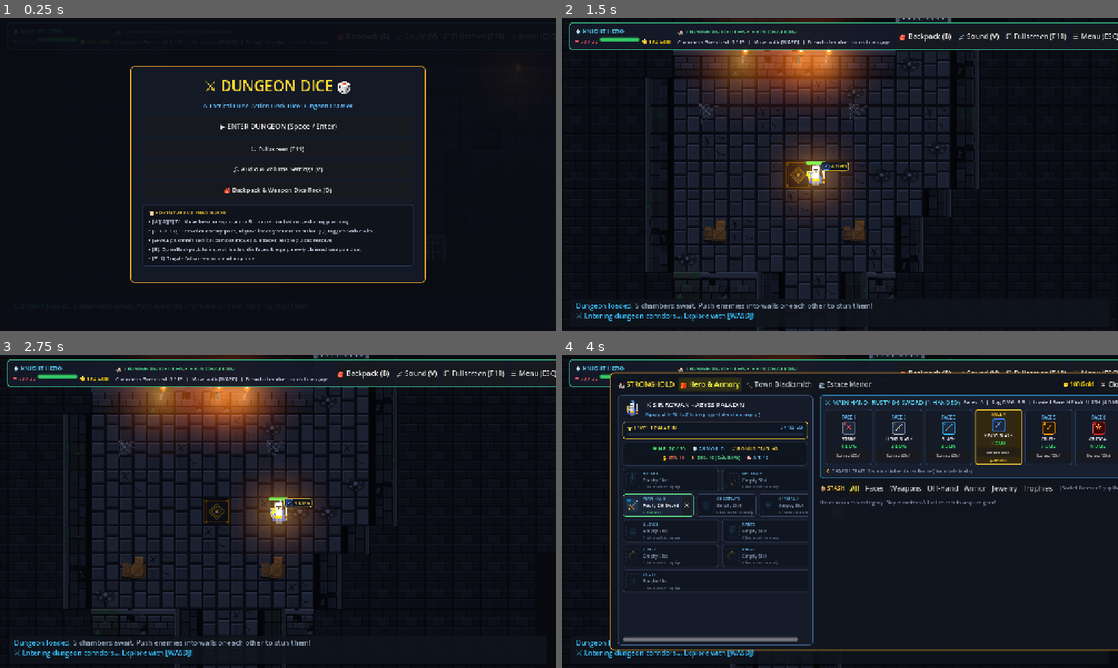
Above: before the commit, frames 1-4 (two rows, left to right).
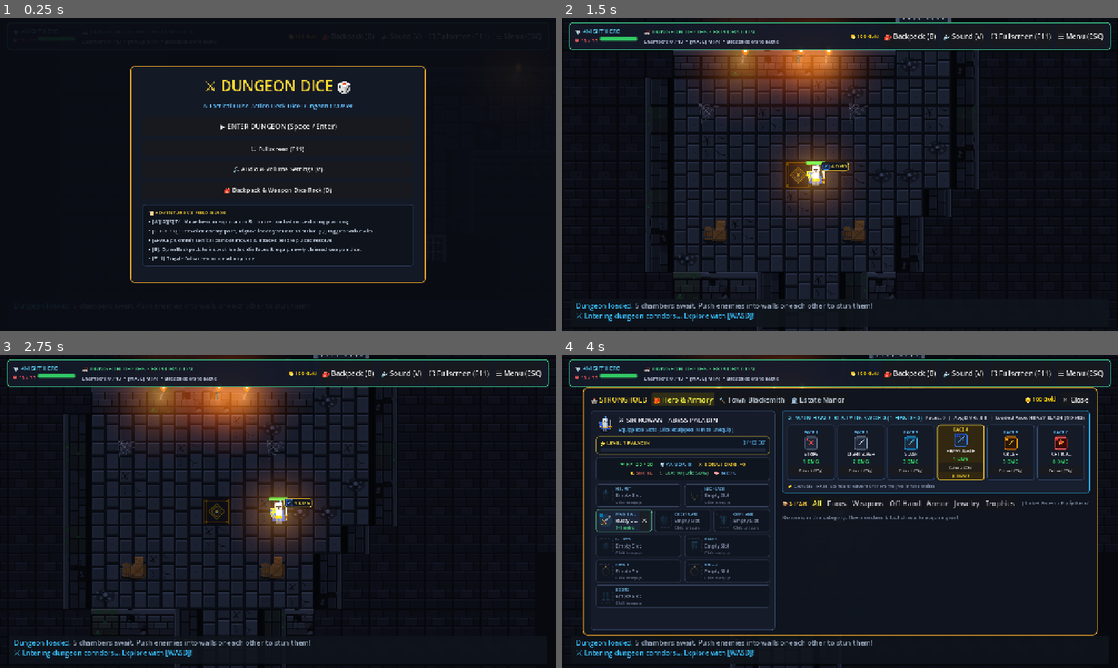
Above: after the commit, the same moments.

Repository: ShootyQ/DungeonGame
Game: Godot game, scene res://scenes/combat_arena.tscn
Two runs of this game, one before a commit and one after it. Both use one fixed random seed, a clock stepped at 60 frames per second and the inputs below. Sound files missing from this copy of the repository are replaced by a short silence.
Inputs (mouse positions are in pixels of both pictures, inside the frame that each line leads up to):
- Up to frame 1 (0.25 s): no input
- Up to frame 2 (1.5 s): click "▶ ENTER DUNGEON (Space / Ente…" at 0.5 s; tap Enter at 1.25, 1.35 s; move the mouse to (962, 158) at 1.27 s; hold D from 1.28 s (still down); click (962, 158) at 1.42 s
- Up to frame 3 (2.75 s): tap Space at 1.52 s; release D at 2 s; drag from (166, 527) to (250, 574) at 2.02 s
- Up to frame 4 (4 s): move the mouse to (895, 442) at 2.77 s; hold D 2.78-3.5 s; tap I at 2.85 s; click "🎒 Hero & Armory" at 3.5 s

The runs differ from the first frame. In frame 2, 1.2% of the frame differs, in the area x 2-100%, y 1-11%; in frame 3, 1.2%; in frame 4, 19%, in the area x 2-100%, y 1-95%.

Commit message:
Fix UI alignment, modal centering and margins, remove horizontal scrollbar, and fix exploration banner overlaps

Diff:
--- a/scripts/combat_arena.gd
+++ b/scripts/combat_arena.gd
@@ -676,7 +676,7 @@
 
 	var hero_title = Label.new()
 	hero_title.text = "🛡️ KNIGHT HERO"
-	hero_title.add_theme_font_size_override("font_size", 14)
+	hero_title.add_theme_font_size_override("font_size", 13)
 	hero_title.add_theme_color_override("font_color", Color(0.35, 0.85, 0.98))
 	hero_vbox.add_child(hero_title)
 
@@ -695,19 +695,13 @@
 	exp_hp_bar.max_value = 30
 	exp_hp_bar.value = 30
 	exp_hp_bar.show_percentage = false
-	exp_hp_bar.custom_minimum_size = Vector2(90, 8)
+	exp_hp_bar.custom_minimum_size = Vector2(85, 8)
 	var hp_fill = StyleBoxFlat.new()
 	hp_fill.bg_color = Color(0.2, 0.8, 0.4)
 	hp_fill.set_corner_radius_all(2)
 	exp_hp_bar.add_theme_stylebox_override("fill", hp_fill)
 	hp_hbox.add_child(exp_hp_bar)
 
-	exp_gold_label = Label.new()
-	exp_gold_label.text = "🪙 100 Gold"
-	exp_gold_label.add_theme_font_size_override("font_size", 12)
-	exp_gold_label.add_theme_color_override("font_color", Color(1.0, 0.84, 0.0))
-	hp_hbox.add_child(exp_gold_label)
-
 	# Center: Dungeon Objective & Chambers Progress
 	var obj_vbox = VBoxContainer.new()
 	obj_vbox.size_flags_horizontal = Control.SIZE_EXPAND_FILL
@@ -716,21 +710,28 @@
 
 	var exp_title = Label.new()
 	exp_title.text = "🏰 DUNGEON DEPTHS • EXPLORATION"
-	exp_title.add_theme_font_size_override("font_size", 15)
+	exp_title.add_theme_font_size_override("font_size", 14)
 	exp_title.add_theme_color_override("font_color", Color(0.3, 0.85, 0.55))
 	obj_vbox.add_child(exp_title)
 
 	var total_hostile = maxi(1, dungeon_rooms.size() - 1)
 	exp_chambers_label = Label.new()
-	exp_chambers_label.text = "Chambers Breached: 0 / %d  |  Move with [WASD]  |  Breach chamber doors to engage" % total_hostile
-	exp_chambers_label.add_theme_font_size_override("font_size", 12)
+	exp_chambers_label.text = "Chambers: 0 / %d  •  [WASD] Move  •  Breach doors to battle" % total_hostile
+	exp_chambers_label.add_theme_font_size_override("font_size", 11)
 	exp_chambers_label.add_theme_color_override("font_color", Color(0.8, 0.85, 0.95))
 	obj_vbox.add_child(exp_chambers_label)
 
-	# Right: Action Buttons
+	# Right: Action Buttons & Currency
 	var right_btn_hbox = HBoxContainer.new()
 	right_btn_hbox.add_theme_constant_override("separation", 8)
+	right_btn_hbox.alignment = BoxContainer.ALIGNMENT_CENTER
 	exp_hbox.add_child(right_btn_hbox)
+
+	exp_gold_label = Label.new()
+	exp_gold_label.text = "🪙 100 Gold"
+	exp_gold_label.add_theme_font_size_override("font_size", 12)
+	exp_gold_label.add_theme_color_override("font_color", Color(1.0, 0.84, 0.0))
+	right_btn_hbox.add_child(exp_gold_label)
 
 	var exp_bag_btn = Button.new()
 	exp_bag_btn.text = "🎒 Backpack (B)"
@@ -984,13 +985,20 @@
 
 func _setup_backpack_ui() -> void:
 	backpack_modal = PanelContainer.new()
-	backpack_modal.set_anchors_and_offsets_preset(Control.PRESET_CENTER)
-	backpack_modal.custom_minimum_size = Vector2(1060, 640)
-	backpack_modal.offset_left = -530
-	backpack_modal.offset_top = -320
-	backpack_modal.offset_right = 530
-	backpack_modal.offset_bottom = 320
 	backpack_modal.visible = false
+	hud_root.add_child(backpack_modal)
+
+	backpack_modal.anchor_left = 0.5
+	backpack_modal.anchor_right = 0.5
+	backpack_modal.anchor_top = 0.5
+	backpack_modal.anchor_bottom = 0.5
+	backpack_modal.offset_left = -520
+	backpack_modal.offset_right = 520
+	backpack_modal.offset_top = -285
+	backpack_modal.offset_bottom = 285
+	backpack_modal.custom_minimum_size = Vector2(1040, 570)
+	backpack_modal.grow_horizontal = Control.GROW_DIRECTION_BOTH
+	backpack_modal.grow_vertical = Control.GROW_DIRECTION_BOTH
 
 	var b_style = StyleBoxFlat.new()
 	b_style.bg_color = Color(0.06, 0.08, 0.12, 0.98)
@@ -1002,7 +1010,6 @@
 	b_style.content_margin_top = 12
 	b_style.content_margin_bottom = 12
 	backpack_modal.add_theme_stylebox_override("panel", b_style)
-	hud_root.add_child(backpack_modal)
 
 	var main_vbox = VBoxContainer.new()
 	main_vbox.add_theme_constant_override("separation", 10)
@@ -1067,7 +1074,7 @@
 	# LEFT PANE: PAPER DOLL & ATTRIBUTES (Width ~450px)
 	# =========================================================
 	var left_pane = PanelContainer.new()
-	left_pane.custom_minimum_size = Vector2(450, 0)
+	left_pane.custom_minimum_size = Vector2(425, 0)
 	var lp_style = StyleBoxFlat.new()
 	lp_style.bg_color = Color(0.09, 0.11, 0.17, 0.90)
 	lp_style.border_color = Color(0.25, 0.35, 0.50)
@@ -1234,6 +1241,7 @@
 	# Paper Doll Scroll Container (10 Slots Layout)
 	var pd_scroll = ScrollContainer.new()
 	pd_scroll.size_flags_vertical = Control.SIZE_EXPAND_FILL
+	pd_scroll.horizontal_scroll_mode = ScrollContainer.SCROLL_MODE_DISABLED
 	left_vbox.add_child(pd_scroll)
 
 	char_paper_doll_container = VBoxContainer.new()
@@ -1350,7 +1358,8 @@
 	# Stash Cards Scroll Container
 	inventory_scroll = ScrollContainer.new()
 	inventory_scroll.size_flags_vertical = Control.SIZE_EXPAND_FILL
-	inventory_scroll.custom_minimum_size = Vector2(0, 220)
+	inventory_scroll.horizontal_scroll_mode = ScrollContainer.SCROLL_MODE_DISABLED
+	inventory_scroll.custom_minimum_size = Vector2(0, 190)
 	right_pane.add_child(inventory_scroll)
 
 	inventory_stash_container = GridContainer.new()
@@ -2279,10 +2288,12 @@
 	title_lbl.text = ItemData.get_slot_title(slot_name).to_upper()
 	title_lbl.add_theme_font_size_override("font_size", 9)
 	title_lbl.add_theme_color_override("font_color", Color(0.45, 0.75, 0.95))
+	title_lbl.text_overrun_behavior = TextServer.OVERRUN_TRIM_ELLIPSIS
 	vbox.add_child(title_lbl)
 
 	var name_lbl = Label.new()
 	name_lbl.add_theme_font_size_override("font_size", 11)
+	name_lbl.text_overrun_behavior = TextServer.OVERRUN_TRIM_ELLIPSIS
 	if is_hand_2_blocked:
 		name_lbl.text = "🔒 2H BLOCKED"
 		name_lbl.add_theme_color_override("font_color", Color(0.95, 0.4, 0.4))
@@ -2296,6 +2307,7 @@
 
 	var sub_lbl = Label.new()
 	sub_lbl.add_theme_font_size_override("font_size", 9)
+	sub_lbl.text_overrun_behavior = TextServer.OVERRUN_TRIM_ELLIPSIS
 	if is_hand_2_blocked:
 		sub_lbl.text = "Two-Handed Lock"
 		sub_lbl.add_theme_color_override("font_color", Color(0.8, 0.5, 0.5))
@@ -2303,7 +2315,7 @@
 		sub_lbl.text = item.get_stat_summary()
 		sub_lbl.add_theme_color_override("font_color", Color(0.3, 0.85, 0.5))
 	else:
-		sub_lbl.text = "Click stash to equip"
+		sub_lbl.text = "Click to equip"
 		sub_lbl.add_theme_color_override("font_color", Color(0.4, 0.45, 0.55))
 	vbox.add_child(sub_lbl)
 
@@ -2350,7 +2362,7 @@
 		var is_loaded = (face.get("title") == player.loaded_face.get("title") and face.get("damage") == player.loaded_face.get("damage") and face.get("roll") == player.loaded_face.get("roll"))
 
 		var card = PanelContainer.new()
-		card.custom_minimum_size = Vector2(85, 110)
+		card.custom_minimum_size = Vector2(0, 118)
 		card.size_flags_horizontal = Control.SIZE_EXPAND_FILL
 
 		var c_style = StyleBoxFlat.new()
@@ -2468,7 +2480,7 @@
 
 	for it in filtered_items:
 		var card = PanelContainer.new()
-		card.custom_minimum_size = Vector2(250, 56)
+		card.custom_minimum_size = Vector2(0, 54)
 		card.size_flags_horizontal = Control.SIZE_EXPAND_FILL
 
 		var c_style = StyleBoxFlat.new()
@@ -2489,14 +2501,14 @@
 
 		var icon = TextureRect.new()
 		icon.texture = load(it.icon_path)
-		icon.custom_minimum_size = Vector2(36, 36)
+		icon.custom_minimum_size = Vector2(32, 32)
 		icon.expand_mode = TextureRect.EXPAND_IGNORE_SIZE
 		icon.stretch_mode = TextureRect.STRETCH_KEEP_ASPECT_CENTERED
 		hbox.add_child(icon)
 
 		var vbox = VBoxContainer.new()
 		vbox.size_flags_horizontal = Control.SIZE_EXPAND_FILL
-		vbox.add_theme_constant_override("separation", 2)
+		vbox.add_theme_constant_override("separation", 1)
 		hbox.add_child(vbox)
 
 		var name_lbl = Label.new()
@@ -2510,7 +2522,8 @@
 		elif it.item_type == "trophy":
 			tag = " [ESTATE TROPHY]"
 		name_lbl.text = it.name + tag
-		name_lbl.add_theme_font_size_override("font_size", 12)
+		name_lbl.add_theme_font_size_override("font_size", 11)
+		name_lbl.text_overrun_behavior = TextServer.OVERRUN_TRIM_ELLIPSIS
 		if it.item_type == "face":
 			name_lbl.add_theme_color_override("font_color", Color(0.98, 0.90, 0.45))
 		elif it.item_type == "trophy":
@@ -2521,11 +2534,14 @@
 
 		var stat_lbl = Label.new()
 		stat_lbl.text = ItemData.get_slot_title(it.slot) + " | " + it.get_stat_summary()
-		stat_lbl.add_theme_font_size_override("font_size", 10)
+		stat_lbl.add_theme_font_size_override("font_size", 9)
+		stat_lbl.text_overrun_behavior = TextServer.OVERRUN_TRIM_ELLIPSIS
 		stat_lbl.add_theme_color_override("font_color", Color(0.38, 0.74, 0.97) if it.item_type != "face" else Color(0.85, 0.85, 0.90))
 		vbox.add_child(stat_lbl)
 
 		var action_btn = Button.new()
+		action_btn.custom_minimum_size = Vector2(62, 26)
+		action_btn.add_theme_font_size_override("font_size", 9)
 		if it.item_type == "face":
 			action_btn.text = "🔧 Socket"
 			action_btn.pressed.connect(func(): _prompt_socket_face(it))
@@ -2540,6 +2556,8 @@
 
 		var sell_btn = Button.new()
 		var s_val = it.get_sell_value()
+		sell_btn.custom_minimum_size = Vector2(50, 26)
+		sell_btn.add_theme_font_size_override("font_size", 9)
 		sell_btn.text = "💰 %dg" % s_val
 		sell_btn.tooltip_text = "Sell %s to Town Merchant for %d Gold" % [it.name, s_val]
 		var it_to_sell = it
@@ -2825,6 +2843,7 @@
 
 	var scroll = ScrollContainer.new()
 	scroll.size_flags_vertical = Control.SIZE_EXPAND_FILL
+	scroll.horizontal_scroll_mode = ScrollContainer.SCROLL_MODE_DISABLED
 	blacksmith_view_container.add_child(scroll)
 
 	var vbox = VBoxContainer.new()
@@ -3196,6 +3215,7 @@
 
 	var scroll = ScrollContainer.new()
 	scroll.size_flags_vertical = Control.SIZE_EXPAND_FILL
+	scroll.horizontal_scroll_mode = ScrollContainer.SCROLL_MODE_DISABLED
 	estate_view_container.add_child(scroll)
 
 	var vbox = VBoxContainer.new()
